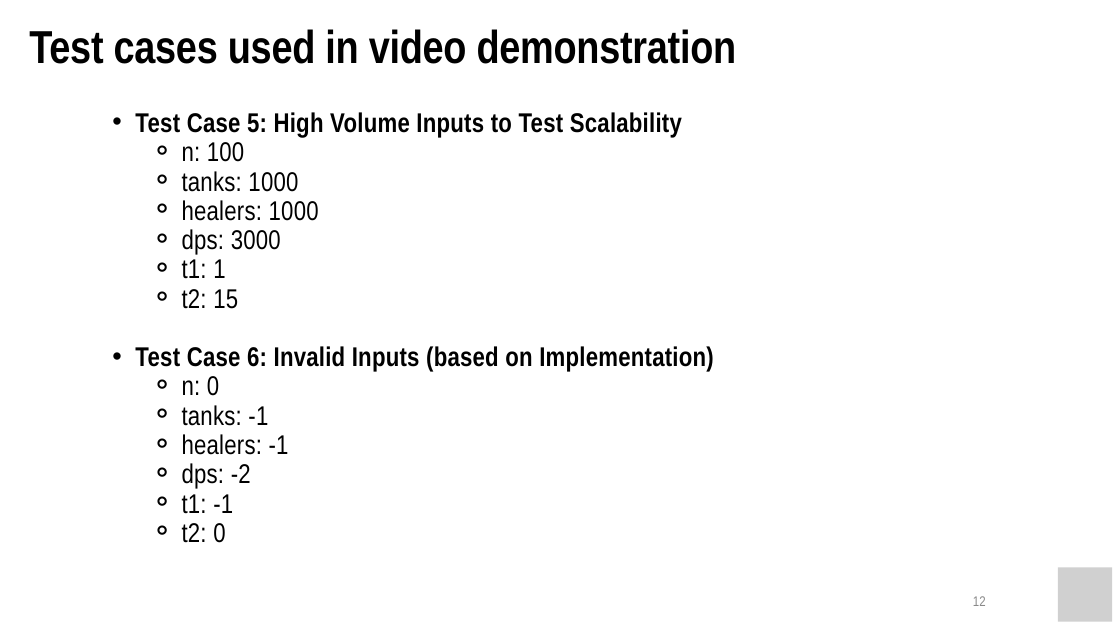
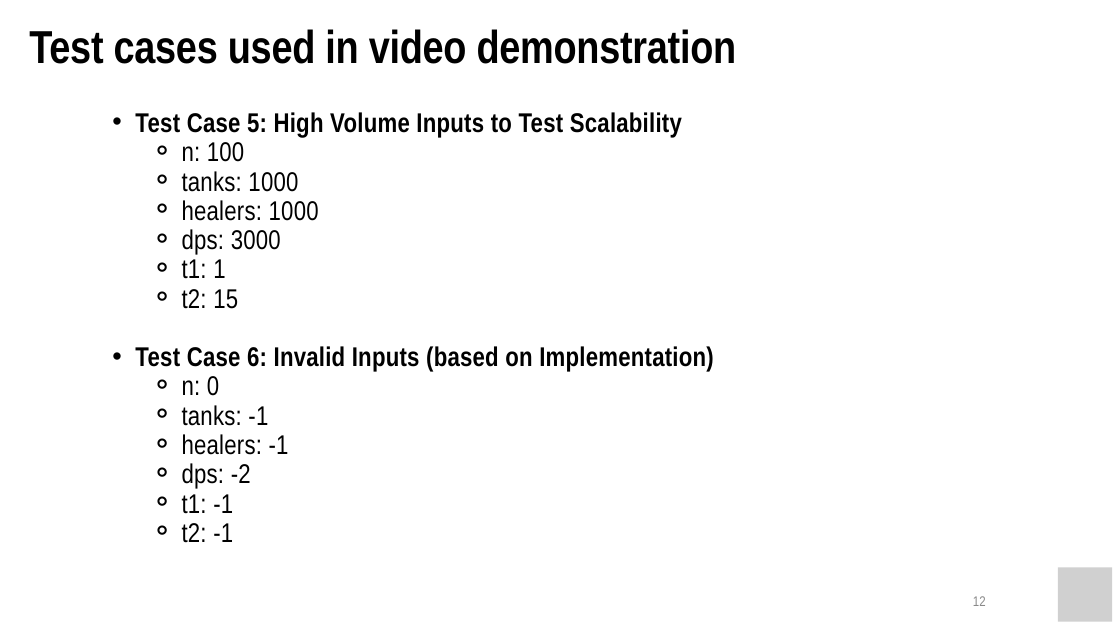
Before and after one commit to IceExconde/Looking-for-Group-Synchronization, a slide deck: slide 12 of STDISCM-Looking for Group Synchronization-Exconde-S14.pptx.pptx. Drawn at 1120x630 pixels with LibreOffice and Linux fonts; fonts in the diff are those of the drawing; grey boxes stand for pictures. Boxes give left, top, right and bottom in pixels: in the first picture for what was removed or moved away, otherwise in the second. Text is boxed around its words. In the diff, an @@ line names an element or a change of style, - is before the commit and + after.

```diff
--- a/STDISCM-Looking for Group Synchronization-Exconde-S14.pptx.pptx
+++ b/STDISCM-Looking for Group Synchronization-Exconde-S14.pptx.pptx
@@ text at (182, 523, 233, 543): text changed @@
-    ⚬ t2: 0
+    ⚬ t2: -1
```
Also in this commit, not shown: 1 other slide changed, 2 other files.
